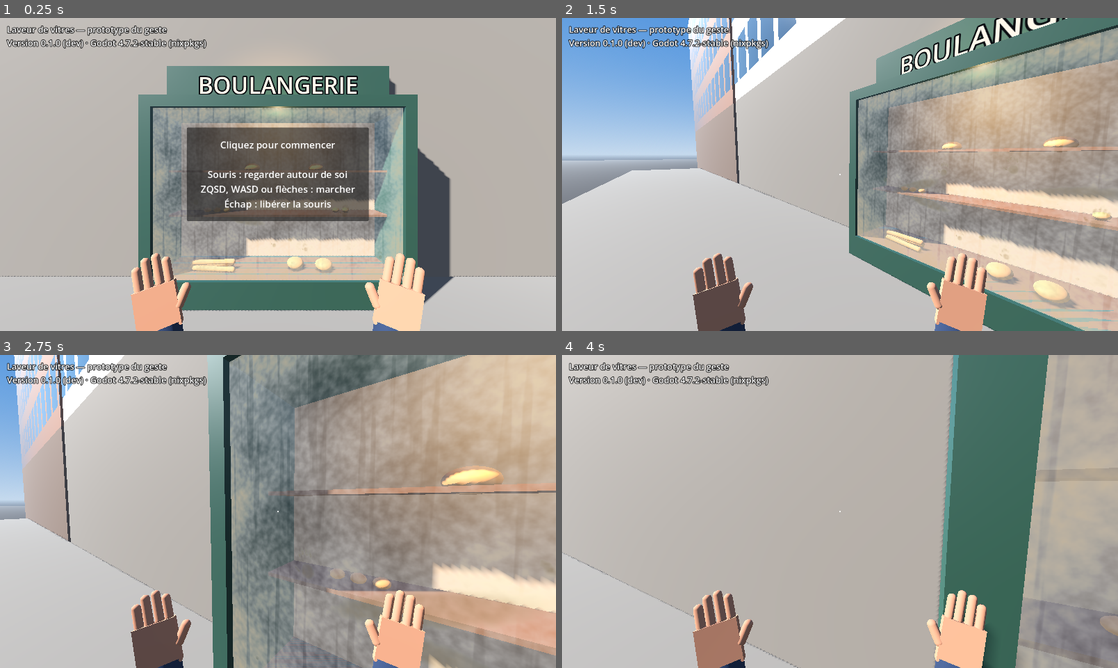
Above: before the commit, frames 1-4 (two rows, left to right).
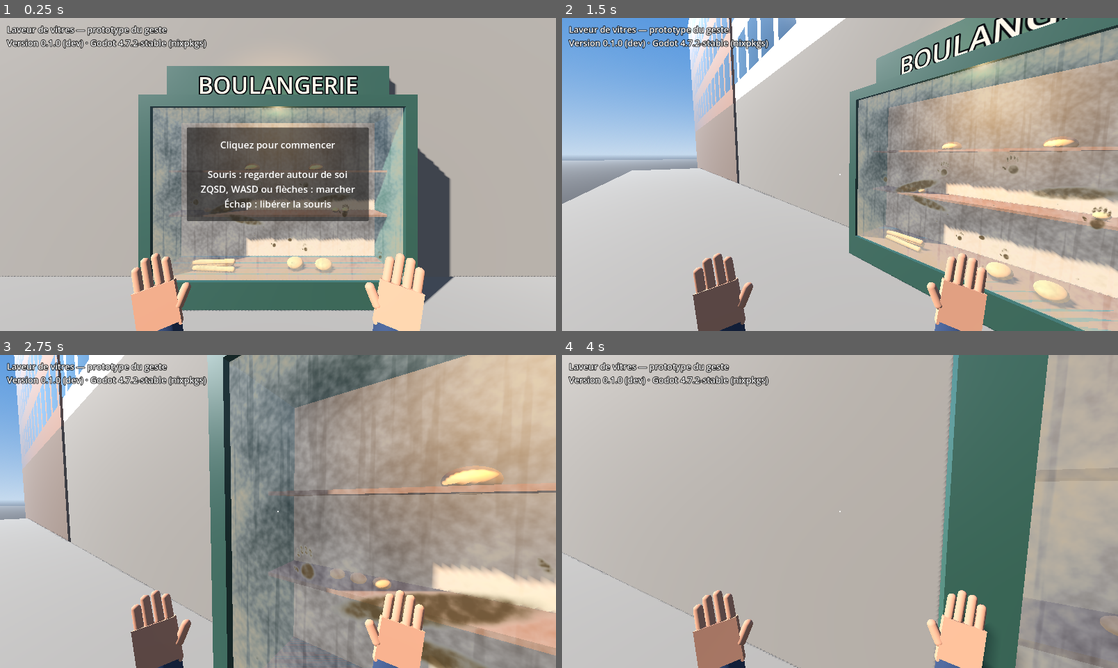
Above: after the commit, the same moments.

Repository: olivier-lapabe/laveur-de-vitres
Game: Godot game, scene res://scenes/main.tscn
Same seed, same stepped clock (60 frames per second), same inputs: the game is played once before the commit and once after it.
Inputs (mouse positions are in pixels of both pictures, inside the frame that each line leads up to):
- Up to frame 1 (0.25 s): no input
- Up to frame 2 (1.5 s): tap Enter at 0.5 s; move the mouse to (962, 158) at 0.52 s; hold D (move_right) 0.53-1.28 s; click (962, 158) at 0.67 s; move the mouse to (812, 174) at 1.27 s; hold W (move_forward) from 1.28 s (still down)
- Up to frame 3 (2.75 s): keep holding W (move_forward); move the mouse to (289, 505) at 2.02 s
- Up to frame 4 (4 s): keep holding W (move_forward); move the mouse to (834, 517) at 2.77 s; move the mouse to (878, 514) at 3.52 s

The runs differ from the first frame. In frame 1, less than 0.1% of the frame differs, in the area x 40-69%, y 52-77%; in frame 2, 0.8%; in frame 3, 2.7%, in the area x 52-99%, y 61-100%; in frame 4, nothing differs.

Commit message:
Make grease marks darker and more opaque so they read clearly (LAV-3)
Co-Authored-By: Claude Opus 5.5 <noreply@anthropic.com>
Claude-Session: https://claude.ai/code/session_01Sd22mVGkXnCtooSqEAJWZd

Diff:
--- a/scripts/dirty_glass.gd
+++ b/scripts/dirty_glass.gd
@@ -49,10 +49,10 @@
 	_smear(Vector2(1.15, 1.28), Vector2(0.34, 0.07), -12.0, 0.65)
 	_smear(Vector2(2.3, 1.55), Vector2(0.32, 0.07), 8.0, 0.6)
 	# Adults leaning on the glass to look inside.
-	_handprint(Vector2(2.45, 1.35), 1.0, -8.0, 0.95)
-	_handprint(Vector2(0.55, 1.5), 1.0, 12.0, 0.85)
-	_handprint(Vector2(1.35, 1.65), 1.0, -4.0, 0.9)
-	_handprint(Vector2(1.95, 1.72), 1.0, 6.0, 0.85)
+	_handprint(Vector2(2.45, 1.35), 1.1, -8.0, 0.95)
+	_handprint(Vector2(0.55, 1.5), 1.1, 12.0, 0.85)
+	_handprint(Vector2(1.35, 1.65), 1.1, -4.0, 0.9)
+	_handprint(Vector2(1.95, 1.72), 1.1, 6.0, 0.85)
 	# Children pressing their hands and nose against the bakery window.
 	_handprint(Vector2(1.55, 0.95), 0.65, -15.0, 1.0)
 	_handprint(Vector2(1.95, 0.9), 0.65, 10.0, 1.0)
--- a/shaders/dirty_glass.gdshader
+++ b/shaders/dirty_glass.gdshader
@@ -7,7 +7,7 @@
 
 uniform vec4 glass_color : source_color = vec4(0.85, 0.92, 0.96, 0.05);
 uniform vec4 dust_color : source_color = vec4(0.66, 0.6, 0.5, 1.0);
-uniform vec4 grease_color : source_color = vec4(0.38, 0.31, 0.17, 1.0);
+uniform vec4 grease_color : source_color = vec4(0.3, 0.24, 0.12, 1.0);
 uniform float dust_strength : hint_range(0.0, 1.0) = 0.9;
 uniform float grease_strength : hint_range(0.0, 1.0) = 1.0;
 // Glass size in meters, so the dust grain keeps a real-world scale.
@@ -35,14 +35,15 @@
 }
 
 void fragment() {
-	float grease = texture(grease_pattern, UV).r * grease_strength;
+	// Boost faint marks so even a light touch reads as grease.
+	float grease = smoothstep(0.0, 0.55, texture(grease_pattern, UV).r) * grease_strength;
 	// Hands and sleeves pushed the dust aside where they left grease.
 	float dust = dust_at(UV) * dust_strength * (1.0 - grease * 0.75);
 
 	vec3 color = mix(glass_color.rgb, dust_color.rgb, dust);
 	float alpha = mix(glass_color.a, 0.8, dust);
 	color = mix(color, grease_color.rgb, grease);
-	alpha = mix(alpha, 0.6, grease);
+	alpha = mix(alpha, 0.85, grease);
 
 	ALBEDO = color;
 	ALPHA = alpha;
